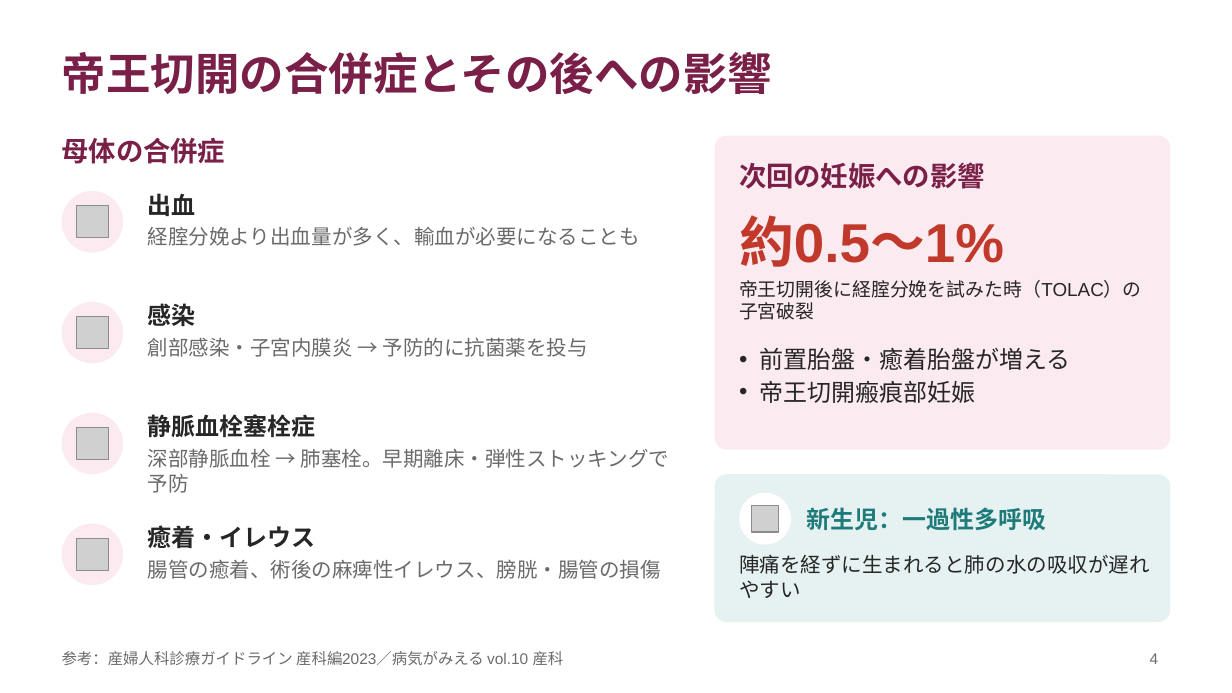
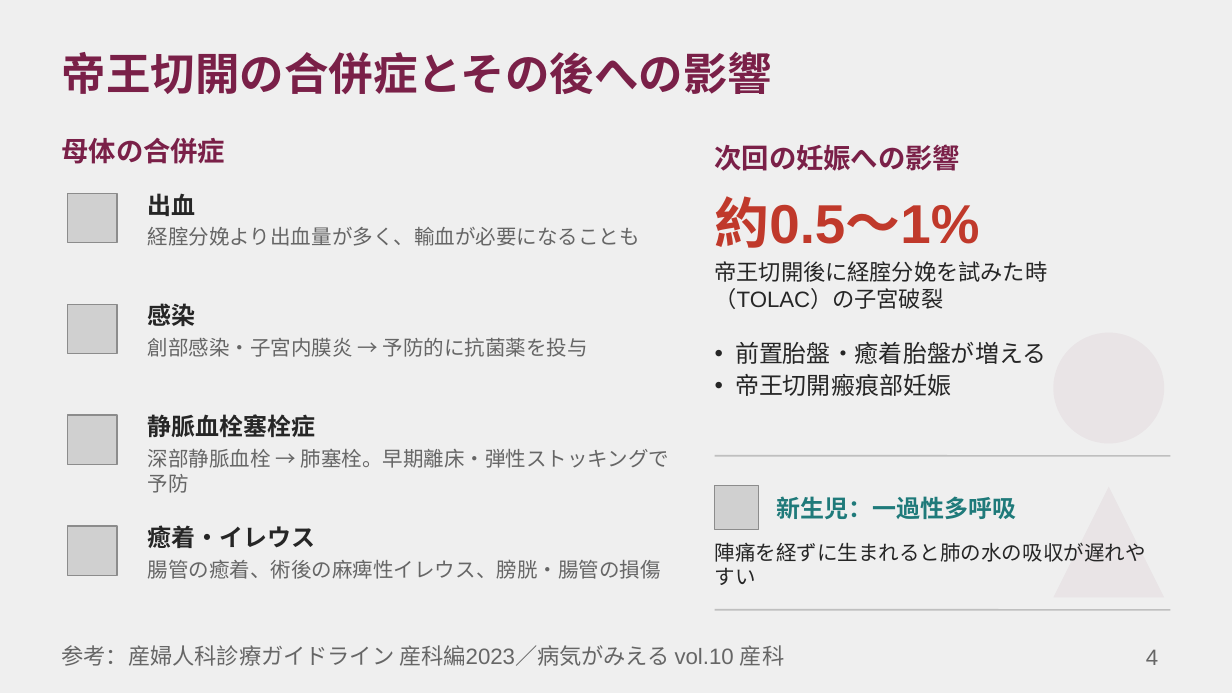
Before and after one commit to TNagate/boat-notify-render, a slide deck: slide 4 of slides/⑤帝王切開.pptx. Drawn at 1232x693 pixels with LibreOffice and Linux fonts; fonts in the diff are those of the drawing; grey boxes stand for pictures. Boxes give left, top, right and bottom in pixels: in the first picture for what was removed or moved away, otherwise in the second. Text is boxed around its words. In the diff, an @@ line names an element or a change of style, - is before the commit and + after.

```diff
--- a/slides/⑤帝王切開.pptx
+++ b/slides/⑤帝王切開.pptx
@@ background #FFFFFF to #EFEFEF @@
@@ text "次回の妊娠への影響": place and size @@
-text "次回の妊娠への影響" at bbox=[739, 162, 985, 189]
+text "次回の妊娠への影響" at bbox=[715, 144, 961, 171]
@@ rounded rectangle removed at bbox=[715, 136, 1170, 450] @@
@@ ellipse removed at bbox=[62, 191, 123, 253] @@
@@ picture: place and size @@
-picture at bbox=[76, 206, 108, 238]
+picture at bbox=[68, 193, 117, 243]
@@ text "約0.5〜1%": place and size @@
-text "約0.5〜1%" at bbox=[739, 215, 1004, 267]
+text "約0.5〜1%" at bbox=[715, 196, 980, 248]
@@ text "帝王切開後に経腟分娩を試みた時（TOLAC）の子宮破裂": place and size @@
-text "帝王切開後に経腟分娩を試みた時（TOLAC）の子宮破裂" at bbox=[739, 280, 1142, 320]
+text "帝王切開後に経腟分娩を試みた時（TOLAC）の子宮破裂" at bbox=[715, 261, 1048, 309]
@@ text "帝王切開後に経腟分娩を試みた時（TOLAC）の子宮破裂" at bbox=[715, 261, 1048, 309]: size 11 to 13 pt @@
@@ ellipse removed at bbox=[62, 302, 123, 363] @@
@@ picture: place and size @@
-picture at bbox=[76, 317, 108, 349]
+picture at bbox=[68, 304, 117, 354]
@@ text "前置胎盤・癒着胎盤が増える": place and size @@
-text "前置胎盤・癒着胎盤が増える" at bbox=[760, 347, 1071, 403]
+text "前置胎盤・癒着胎盤が増える" at bbox=[735, 342, 1046, 396]
@@ ellipse added at bbox=[1053, 333, 1164, 444], fill #7A2048 at 5% opacity @@
@@ ellipse removed at bbox=[62, 413, 123, 474] @@
@@ picture: place and size @@
-picture at bbox=[76, 428, 108, 460]
+picture at bbox=[68, 415, 117, 464]
@@ rounded rectangle removed at bbox=[715, 474, 1170, 622] @@
@@ line added from (715, 456) to (1170, 456), #BFBFBF 1 pt @@
@@ picture: place and size @@
-picture at bbox=[752, 505, 779, 532]
+picture at bbox=[715, 485, 759, 530]
@@ ellipse removed at bbox=[739, 493, 791, 545] @@
@@ text "新生児：一過性多呼吸": place and size @@
-text "新生児：一過性多呼吸" at bbox=[807, 507, 1047, 530]
+text "新生児：一過性多呼吸" at bbox=[776, 496, 1016, 519]
@@ triangle added at bbox=[1053, 487, 1164, 598], fill #7A2048 at 5% opacity @@
@@ ellipse removed at bbox=[62, 524, 123, 585] @@
@@ picture: place and size @@
-picture at bbox=[76, 538, 108, 570]
+picture at bbox=[68, 526, 117, 575]
@@ text colour #6B6B6B to #666666 in 4 elements at bbox=[148, 227, 640, 246], bbox=[148, 338, 588, 357], bbox=[148, 449, 670, 493], bbox=[148, 559, 661, 579] @@
@@ text "陣痛を経ずに生まれると肺の水の吸収が遅れやすい" rewrapped from bbox=[739, 554, 1150, 598] to bbox=[715, 542, 1146, 585] @@
@@ line added from (715, 610) to (1170, 610), #BFBFBF 1 pt @@
@@ text "参考：産婦人科診療ガイドライン 産科編2023／病気がみえる vol.10 産科" at bbox=[62, 645, 784, 666]: size 9 to 13 pt, text colour #6B6B6B to #666666 @@
@@ page number at bbox=[1146, 649, 1158, 665]: size 9 to 13 pt, text colour #6B6B6B to #666666 @@
```
Also in this commit, not shown: 4 other slides changed.
